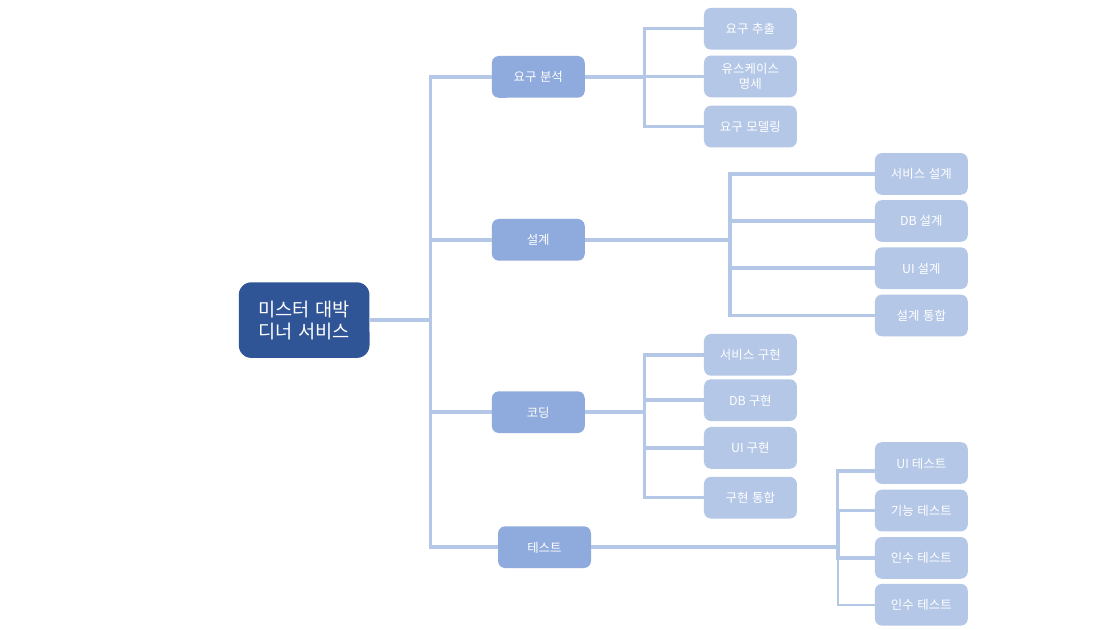
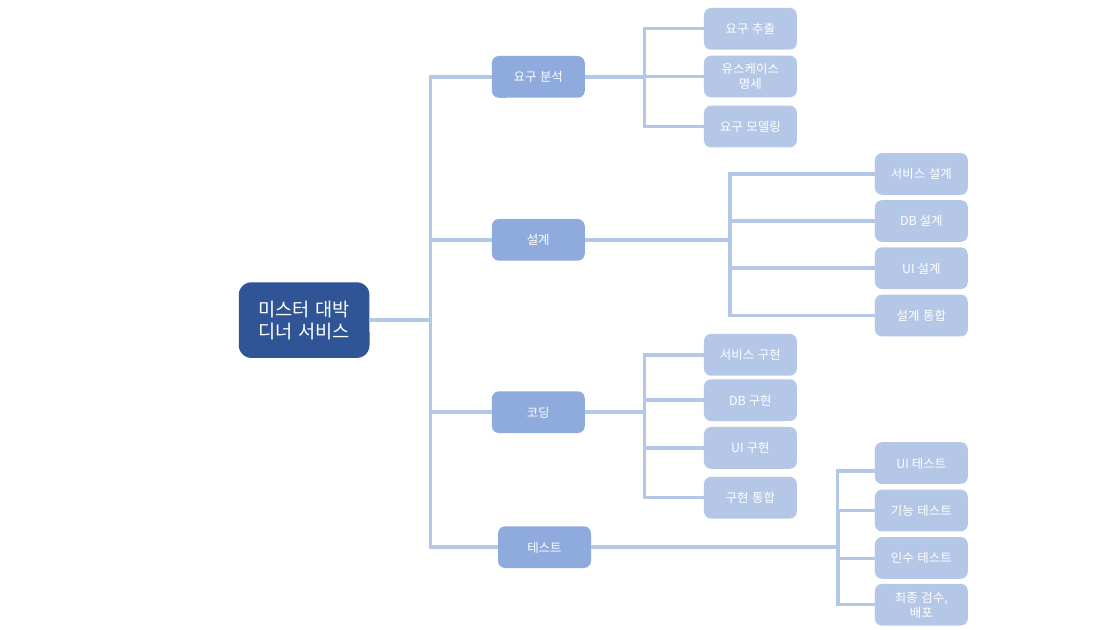
Before and after one commit to gusrb3164/sw_engineering_project, a slide deck: slide 1 of 계획서/WBS,CPM.pptx. Drawn at 1120x630 pixels with LibreOffice and Linux fonts; fonts in the diff are those of the drawing. Boxes give left, top, right and bottom in pixels: in the first picture for what was removed or moved away, otherwise in the second. Text is boxed around its words. In the diff, an @@ line names an element or a change of style, - is before the commit and + after.

```diff
--- a/계획서/WBS,CPM.pptx
+++ b/계획서/WBS,CPM.pptx
@@ text in rounded rectangle at [895, 592, 948, 618]: text changed @@
-인수 테스트
+최종 검수, 배포
```
Also in this commit, not shown: 1 other slide changed, 31 other files.
